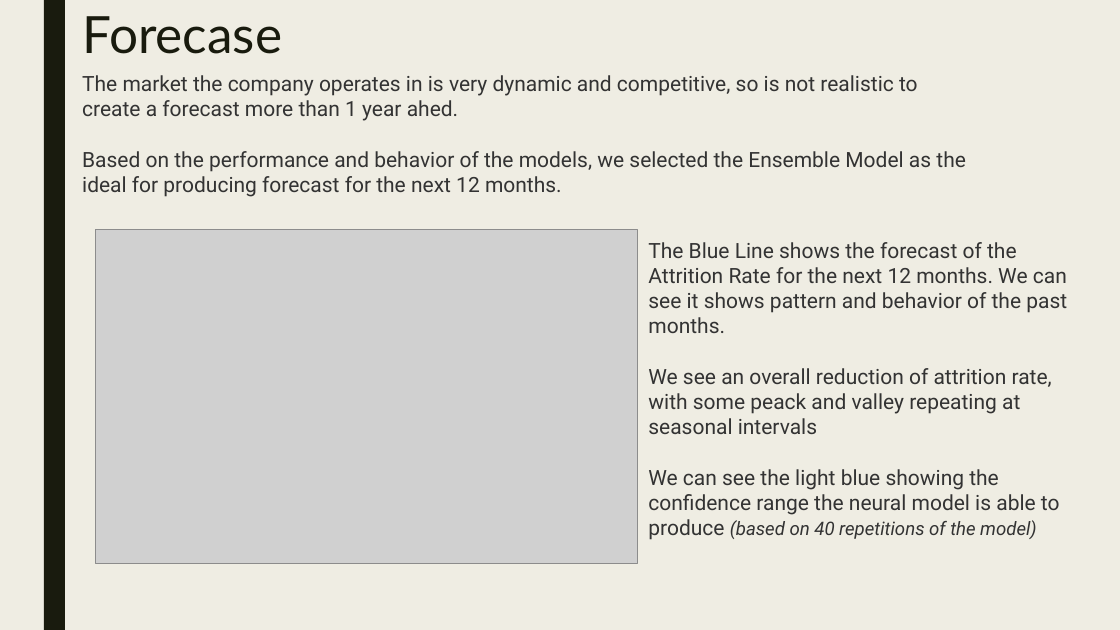
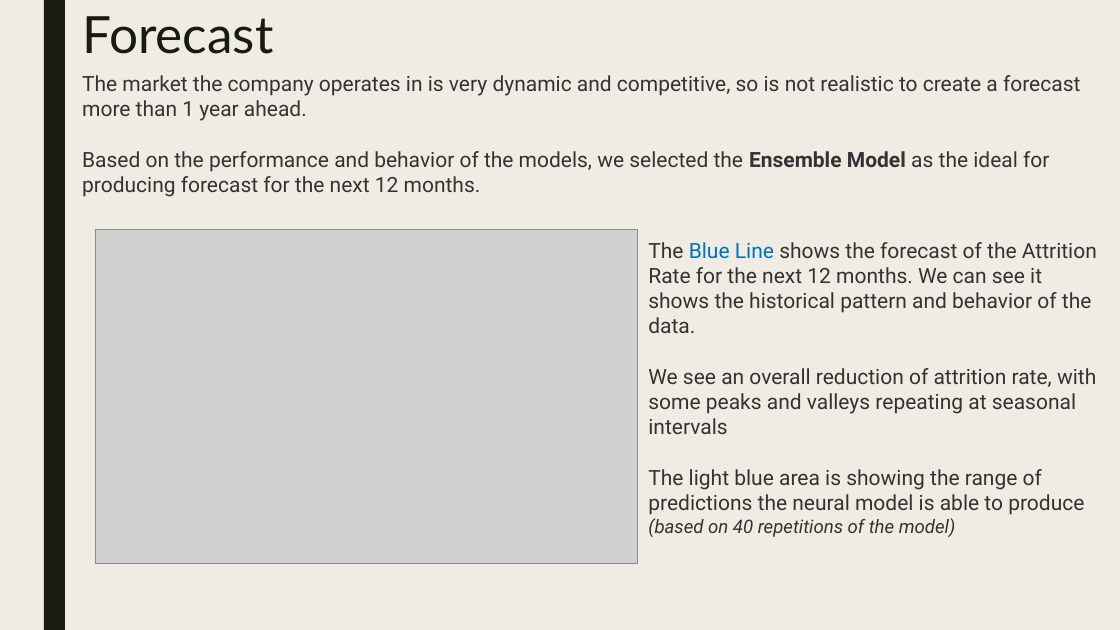
Before and after one commit to maxmoro/TimeSeriesProject, a slide deck: slide 17 of Attrition Analysis Part 2.pptx. Drawn at 1120x630 pixels with LibreOffice and Linux fonts; fonts in the diff are those of the drawing; grey boxes stand for pictures. Boxes give left, top, right and bottom in pixels: in the first picture for what was removed or moved away, otherwise in the second. Text is boxed around its words. In the diff, an @@ line names an element or a change of style, - is before the commit and + after.

Commit message:
ppt completed'

```diff
--- a/Attrition Analysis Part 2.pptx
+++ b/Attrition Analysis Part 2.pptx
@@ text at [82, 16, 273, 54]: text changed @@
-Forecase
+Forecast
@@ text at [82, 75, 1080, 121]: text changed @@
-The market the company operates in is very dynamic and competitive, so is not realistic to create a forecast more than 1 year ahed.
+The market the company operates in is very dynamic and competitive, so is not realistic to create a forecast more than 1 year ahead.
@@ text at [82, 151, 1049, 197]: bold on in "Ensemble Model" @@
@@ text at [648, 242, 1097, 537]: text changed @@
-The Blue Line shows the forecast of the Attrition Rate for the next 12 months. We can see it shows pattern and behavior of the past months.
-We see an overall reduction of attrition rate, with some peack and valley repeating at seasonal intervals
-We can see the light blue showing the confidence range the neural model is able to produce (based on 40 repetitions of the model)
+The Blue Line shows the forecast of the Attrition Rate for the next 12 months. We can see it shows the historical pattern and behavior of the data.
+We see an overall reduction of attrition rate, with some peaks and valleys repeating at seasonal intervals
+The light blue area is showing the range of predictions the neural model is able to produce (based on 40 repetitions of the model)
```
Also in this commit, not shown: 15 other slides changed, 2 other files.
